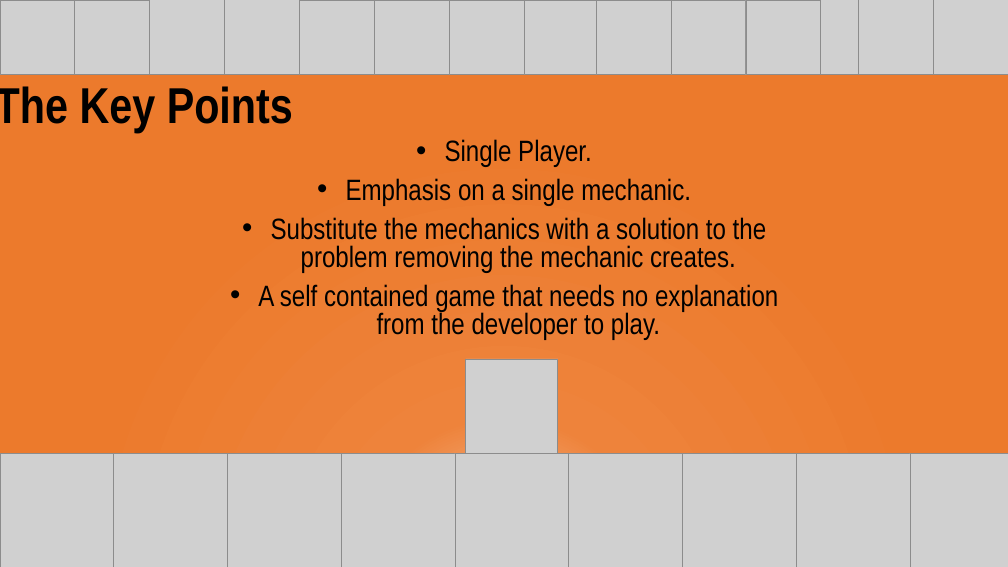
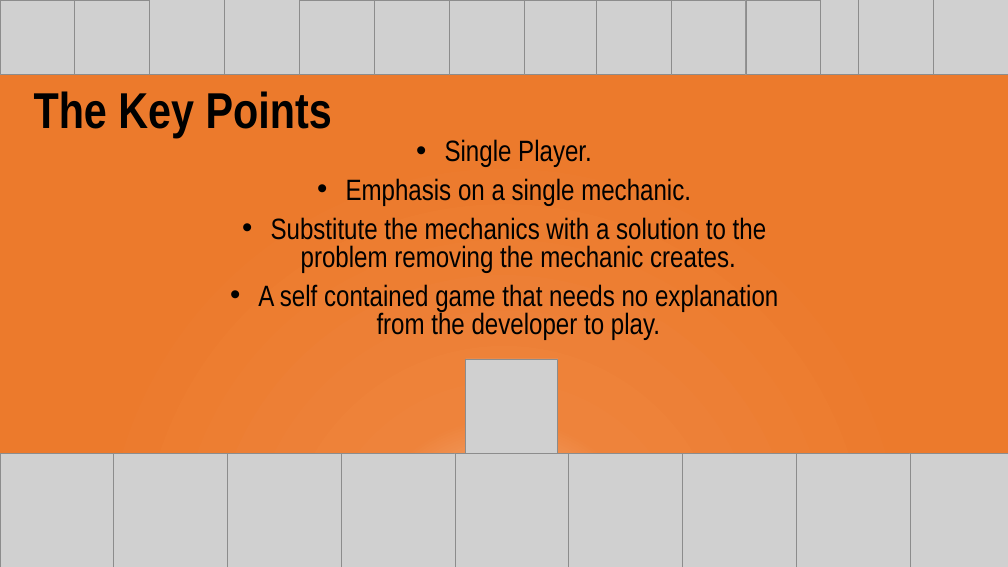
Before and after one commit to UoSGroupProjects1819/mgp-team-13, a slide deck: slide 2 of Presentations/Group 13 Level 4 & 5 Presentation.pptx. Drawn at 1008x567 pixels with LibreOffice and Linux fonts; fonts in the diff are those of the drawing; grey boxes stand for pictures. Boxes give left, top, right and bottom in pixels: in the first picture for what was removed or moved away, otherwise in the second. Text is boxed around its words. In the diff, an @@ line names an element or a change of style, - is before the commit and + after.

```diff
--- a/Presentations/Group 13 Level 4 & 5 Presentation.pptx
+++ b/Presentations/Group 13 Level 4 & 5 Presentation.pptx
@@ text "The Key Points" rewrapped from [0,86,293,133] to [34,91,332,138] @@
```
Also in this commit, not shown: 4 other slides changed.
